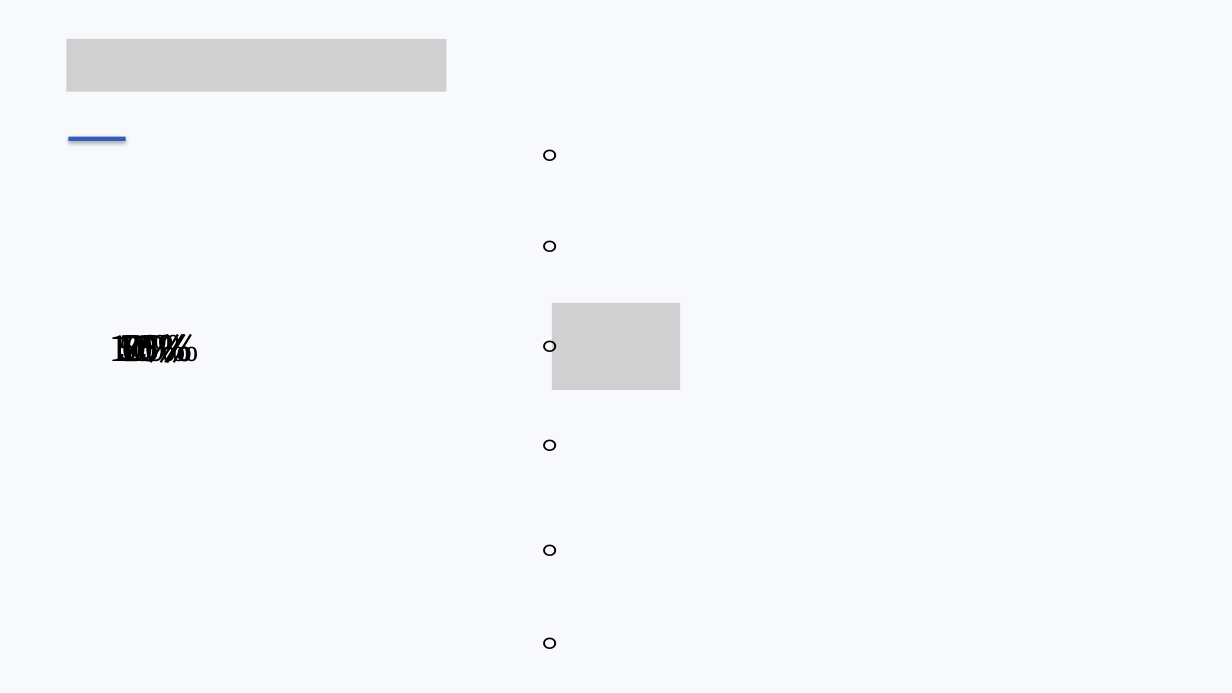
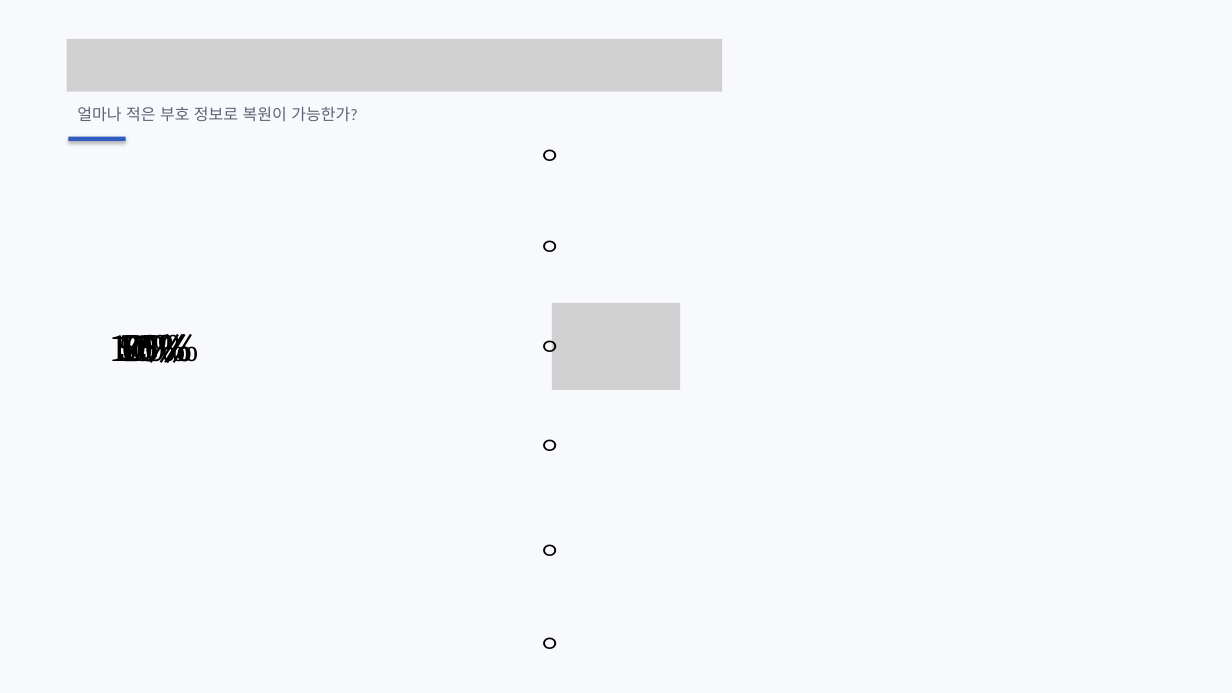
Before and after one commit to ohyunu525/KK-AI, a slide deck: slide 39 of Documents/보고서 파일.pptx (slide 34 before the commit). Drawn at 1232x693 pixels with LibreOffice and Linux fonts; fonts in the diff are those of the drawing; grey boxes stand for pictures. Boxes give left, top, right and bottom in pixels: in the first picture for what was removed or moved away, otherwise in the second. Text is boxed around its words. In the diff, an @@ line names an element or a change of style, - is before the commit and + after.

```diff
--- a/Documents/보고서 파일.pptx
+++ b/Documents/보고서 파일.pptx
@@ picture: place and size @@
-picture at (67,39,446,91)
+picture at (67,39,723,91)
@@ text added at (77,106,357,121), 12.5 pt, text #5C6574 @@
+얼마나 적은 부호 정보로 복원이 가능한가?
```
Also in this commit, not shown: 8 other slides changed, 8 slides added, 21 other files.
